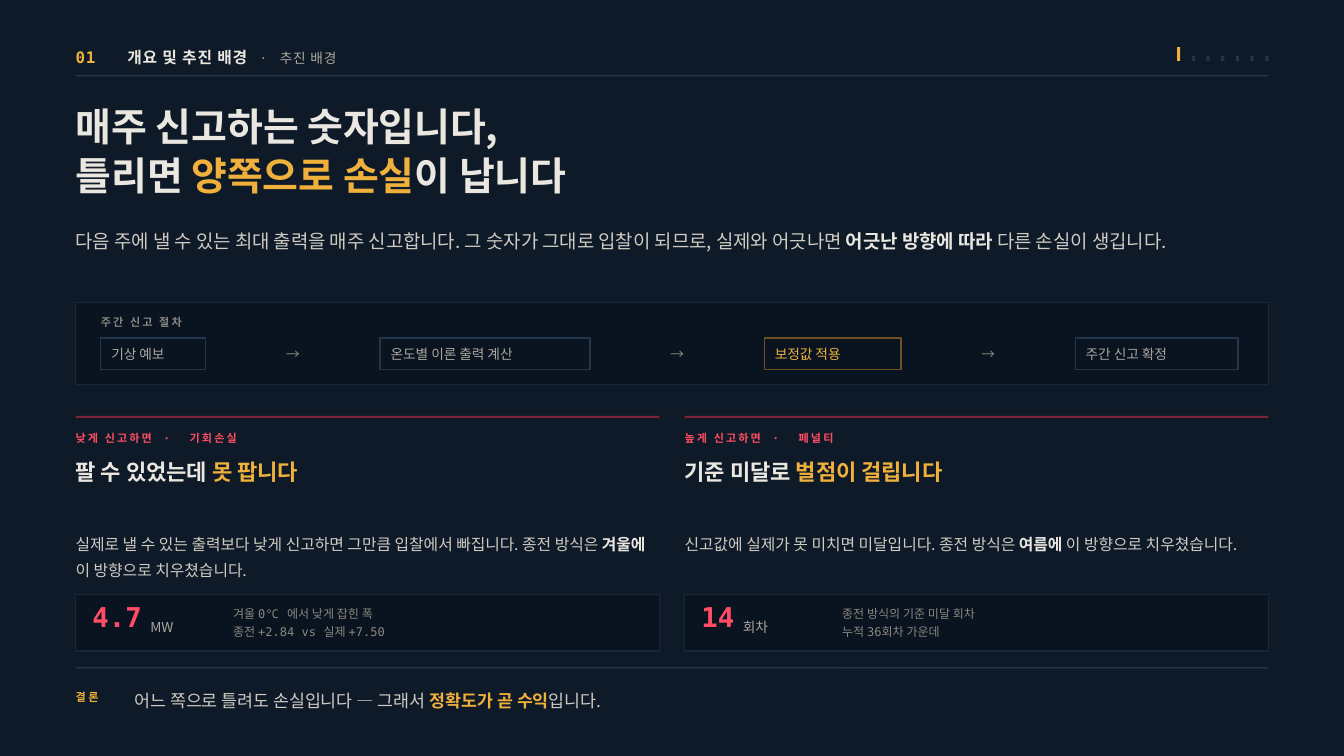
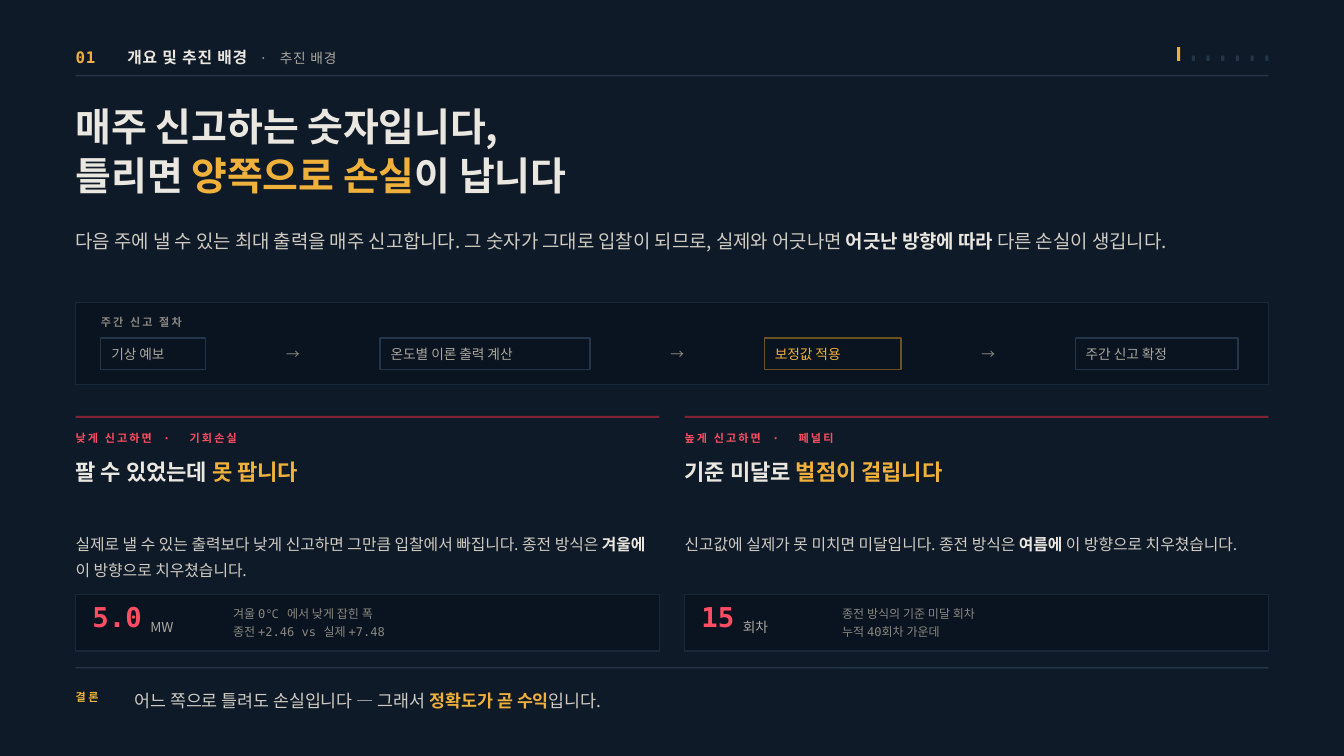
Before and after one commit to jooh-ai/Narae-AI, a slide deck: slide 4 of docs/ppt/위례_공급가능용량_최종발표.pptx. Drawn at 1344x756 pixels with LibreOffice and Linux fonts; fonts in the diff are those of the drawing. Boxes give left, top, right and bottom in pixels: in the first picture for what was removed or moved away, otherwise in the second. Text is boxed around its words. In the diff, an @@ line names an element or a change of style, - is before the commit and + after.

```diff
--- a/docs/ppt/위례_공급가능용량_최종발표.pptx
+++ b/docs/ppt/위례_공급가능용량_최종발표.pptx
@@ text at (92, 606, 141, 628): text changed @@
-4.7
+5.0
@@ text at (233, 626, 385, 637): text changed @@
-종전 +2.84 vs 실제 +7.50
+종전 +2.46 vs 실제 +7.48
@@ text at (701, 607, 734, 628): text changed @@
-14
+15
@@ text at (842, 626, 940, 637): text changed @@
-누적 36회차 가운데
+누적 40회차 가운데
```
Also in this commit, not shown: 9 other slides changed, 8 other files.
